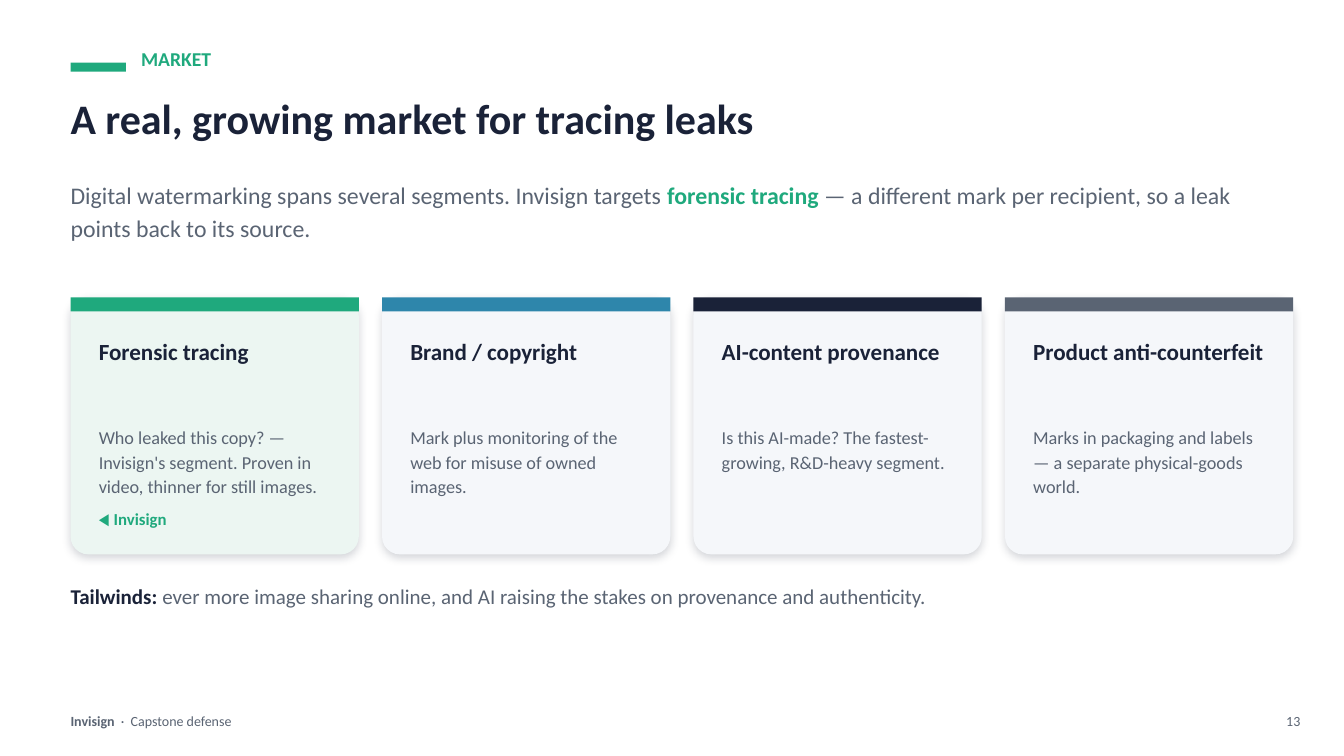
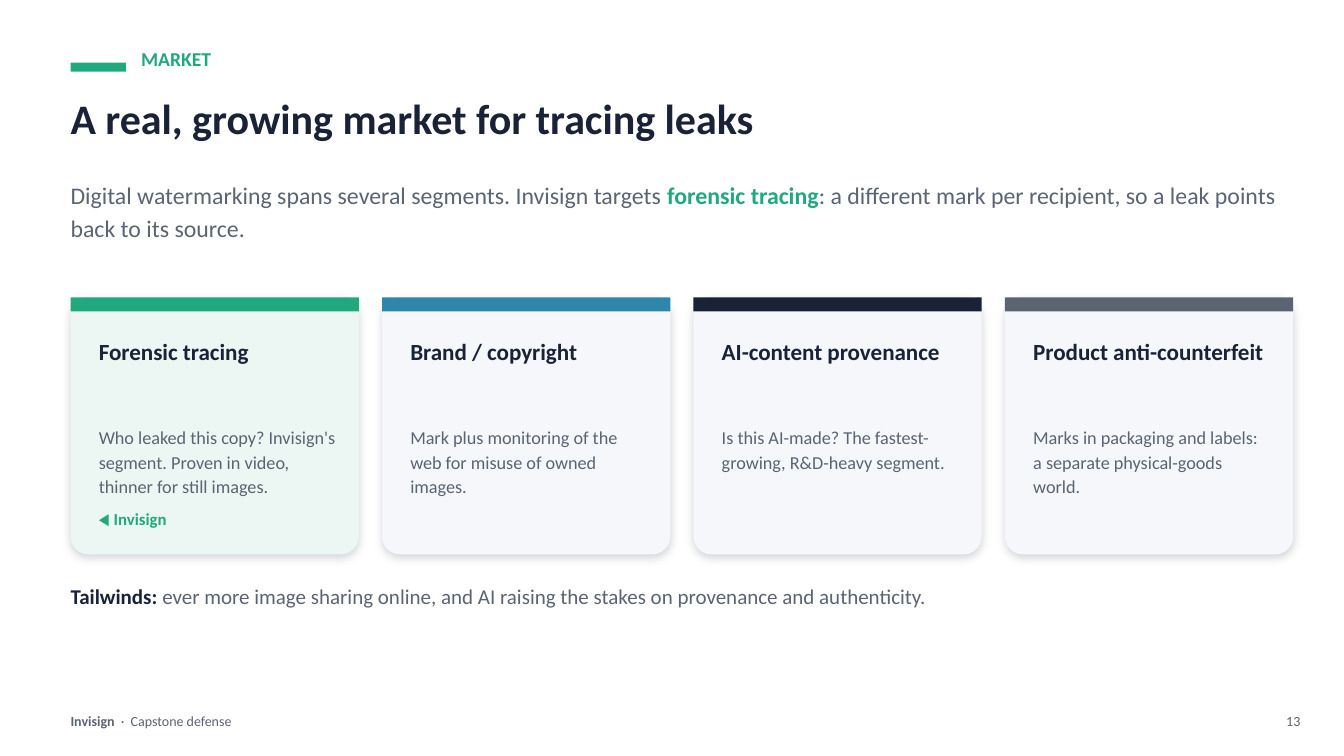
Before and after one commit to fvaldes0109/invisign, a slide deck: slide 13 of Invisign-Defense.pptx. Drawn at 1344x756 pixels with LibreOffice and Linux fonts; fonts in the diff are those of the drawing. Boxes give left, top, right and bottom in pixels: in the first picture for what was removed or moved away, otherwise in the second. Text is boxed around its words. In the diff, an @@ line names an element or a change of style, - is before the commit and + after.

```diff
--- a/Invisign-Defense.pptx
+++ b/Invisign-Defense.pptx
@@ text at [71, 187, 1275, 237]: text changed @@
-Digital watermarking spans several segments. Invisign targets forensic tracing — a different mark per recipient, so a leak points back to its source.
+Digital watermarking spans several segments. Invisign targets forensic tracing: a different mark per recipient, so a leak points back to its source.
@@ text at [99, 431, 336, 496]: text changed @@
-Who leaked this copy? — Invisign's segment. Proven in video, thinner for still images.
+Who leaked this copy? Invisign's segment. Proven in video, thinner for still images.
@@ text at [1033, 431, 1258, 493]: text changed @@
-Marks in packaging and labels — a separate physical-goods world.
+Marks in packaging and labels: a separate physical-goods world.
```
Also in this commit, not shown: 11 other slides changed, 4 other files.
